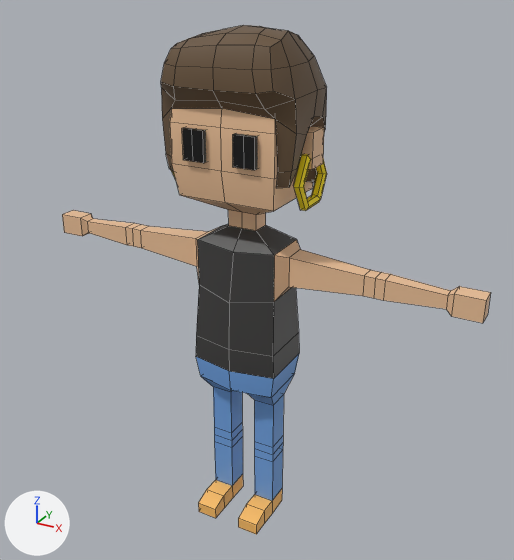
Two versions of the Blender file Art/Leesa.blend, one commit apart.
The view is the same before and after, from a camera (50 mm lens) standing at (1.024, -1.798, 1.769) and looking at (-0.019, 0.097, 0.821). The axes (+X, +Y, +Z) are drawn at lower left. The lights are the same throughout. Mesh edges are drawn as thin lines.

In view in the first picture: 'Leesa'.
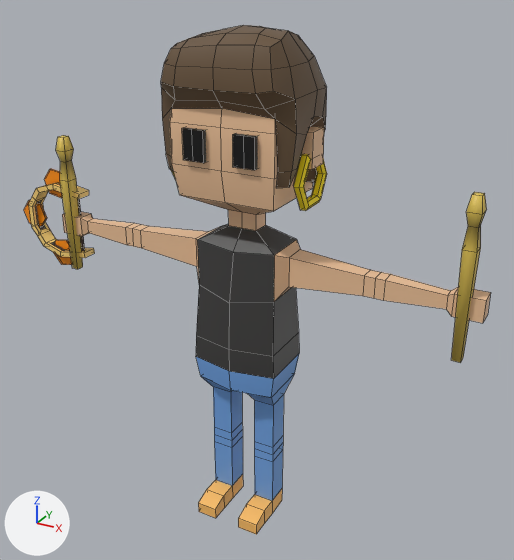
Diff of the bpy script that builds the scene:
```diff
--- a/Art/Leesa.blend.py
+++ b/Art/Leesa.blend.py
@@ me_cube_007 @@
+me_cube_007.from_pydata(...)  # 20 vertices, 18 faces; spans x -0.021..0.021, y -0.021..0.021, z -0.182..0.293
+me_cube_007.polygons.foreach_set('use_smooth', [True] * 18)
+me_cube_007.materials.append(mat_vertex_colours)
@@ me_cube @@
+me_cube.from_pydata(...)  # 132 vertices, 114 faces; spans x -0.256..0.043, y -0.024..0.028, z -0.133..0.229
+me_cube.materials.append(mat_vertex_colours)
@@ ob_stick_leesa_1_001 @@
+ob_stick_leesa_1_001 = bpy.data.objects.new('Stick Leesa 1.001', me_cube_007)
+ob_stick_leesa_1_001.location = (0.68, -0.025, 0.957)
@@ ob_stick_leesa_1 @@
+ob_stick_leesa_1 = bpy.data.objects.new('Stick Leesa 1', me_cube_007.copy())
+ob_stick_leesa_1.location = (-0.691, -0.025, 0.957)
@@ ob_tambourine @@
+ob_tambourine = bpy.data.objects.new('Tambourine', me_cube)
+ob_tambourine.location = (-0.693, 0.0, 0.89)
```

Changed parts and their boxes [x1, y1, x2, y2] in the pictures (514 x 560 px):
'Stick Leesa 1.001', added
    after: [451, 192, 486, 363]
'Tambourine', added
    after: [24, 168, 95, 265]
'Stick Leesa 1', added
    after: [56, 135, 83, 269]
